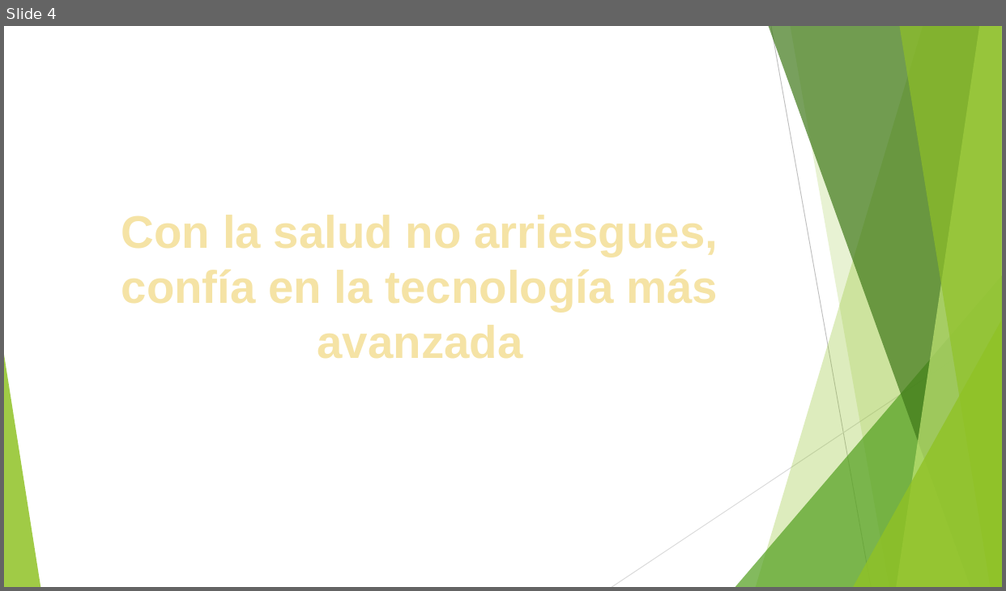
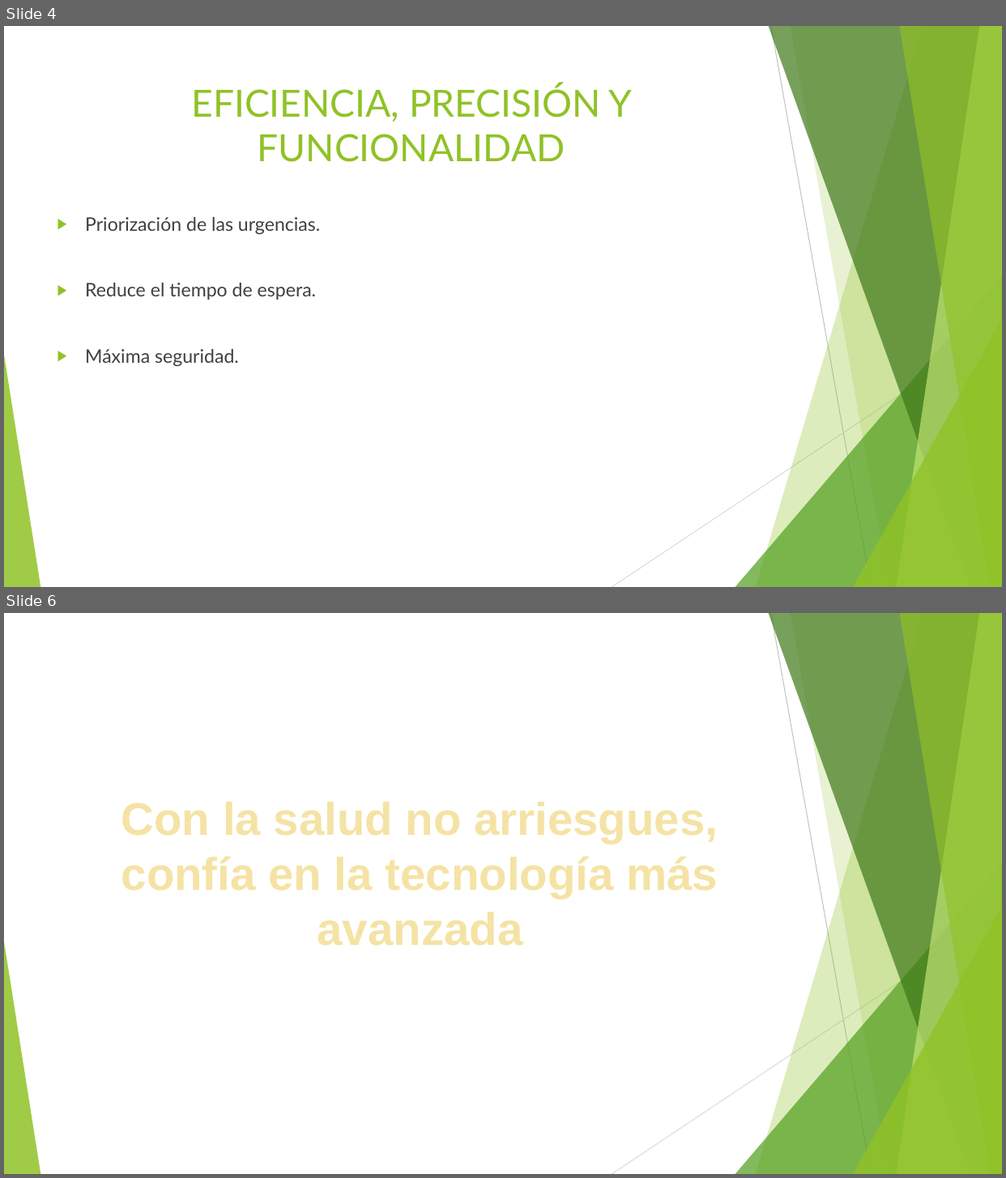
Before and after one commit to paula-arellano/definitivo, a slide deck: SOFTWARE DE GESTIÓN HOSPITALARIA.pptx. Shown one above the other, each under a label of ours: slide 4 before the commit, slides 4 and 6 after it; the slides between them are not shown. The pictures are 1006x591 and 1006x1178 pixels, drawn with LibreOffice and Linux fonts; fonts in the diff are those of the drawing. Boxes give left, top, right and bottom in pixels: in the first picture for what was removed or moved away, otherwise in the second. Text is boxed around its words. In the diff, an @@ line names an element or a change of style, - is before the commit and + after.

```diff
--- a/SOFTWARE DE GESTIÓN HOSPITALARIA.pptx
+++ b/SOFTWARE DE GESTIÓN HOSPITALARIA.pptx
@@ slide 4 added at (4,26,1002,587), background #FFFFFF; not listed: 10 template elements that a slide beside it also shows @@
@@ title added at (191,84,633,162), 36 pt, text #90C226 @@
+EFICIENCIA, PRECISIÓN Y FUNCIONALIDAD
@@ text added at (85,217,320,366), 18 pt, text #404040 @@
+▶ Priorización de las urgencias.
+▶ Reduce el tiempo de espera.
+▶ Máxima seguridad.
@@ what was slide 4 is now slide 6 @@
```
Also in this commit, not shown: 1 slide changed, 1 other slide added, 1 other file.
